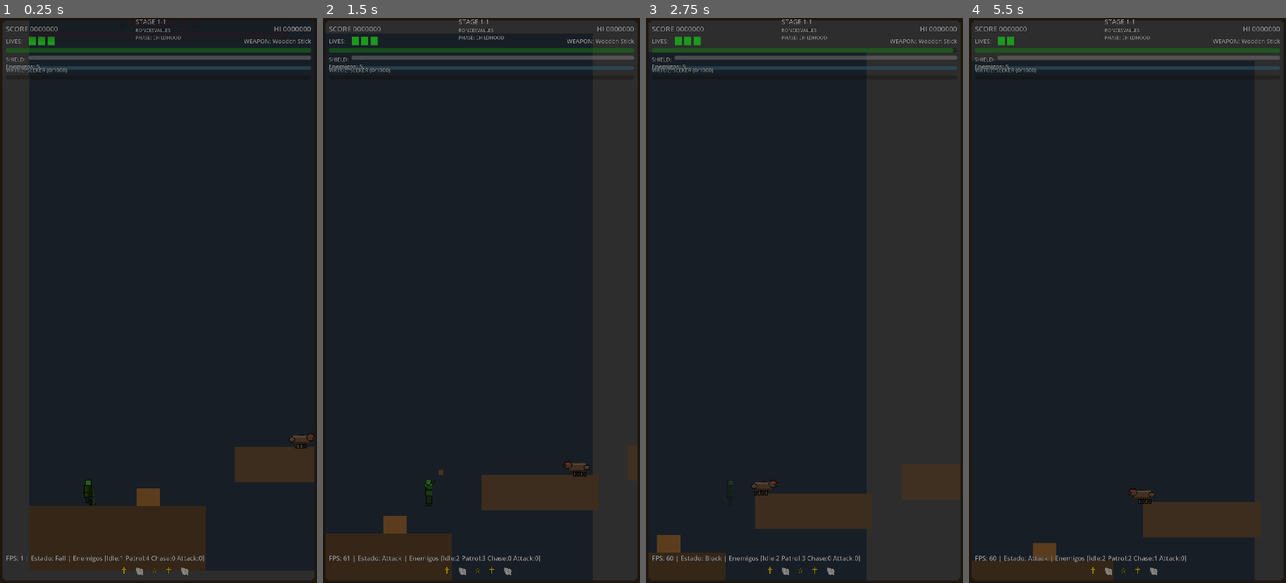
Above: before the commit, frames 1-4 (left to right).
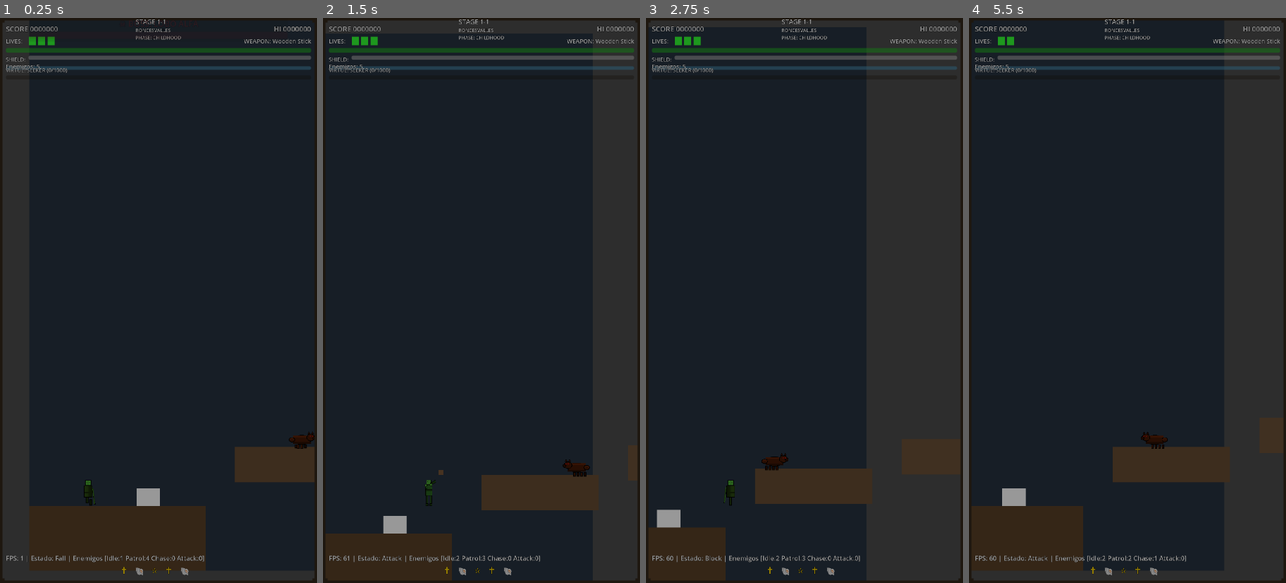
Above: after the commit, the same moments.

Repository: juanrafernandez/pilgrim
Game: Godot game, scene res://scenes/main/test_scene_enemies.tscn
The game is run twice, just before and just after one commit, with the same random seed, the same clock (stepped at 60 frames per second) and the same inputs. This scene is started directly instead of the project's main scene.
Inputs:
- Up to frame 1 (0.25 s): no input
- Up to frame 2 (1.5 s): tap Enter (ui_accept) at 0.5 s; hold Right (move_right) from 0.53 s (still down); tap A (jump) at 0.6, 0.77, 1.07 s; tap S (attack) at 1.35 s
- Up to frame 3 (2.75 s): tap A (jump) at 1.52, 1.55, 1.82, 2.3 s; release Right (move_right) at 2.03 s; hold Left (move_left) from 2.03 s (still down); hold Q (block) from 2.03 s (still down)
- Up to frame 4 (5.5 s): release Left (move_left) at 2.78 s; release Q (block) at 2.78 s; hold Right (move_right) 2.78-4.28 s; tap Down (crouch) at 2.85 s; tap A (jump) at 3.02, 3.05, 3.32, 3.77, 3.8, 4.07, 4.35, 4.52, 4.82, 5.3 s; tap W (special) at 3.6 s; hold Left (move_left) 4.28-5.03 s; hold Right (move_right) from 5.03 s (still down); tap S (attack) at 5.1 s

The runs differ from the first frame. In frame 1, 0.3% of the frame differs, in the area x 43-99%, y 73-87%; in frame 2, 0.3%; in frame 3, 4.5%; in frame 4, 7.7%, in the area x 0-83%, y 73-98%.
Error in both runs: Trying to assign value of type 'ColorRect' to a variable of type 'AnimatedSprite2D'. (res://scripts/enemies/enemy.gd:76)

Commit message:
fix(enemies): visual distinction and wolf edge detection
- Changed cow color to white for easy identification
- Changed wolf sprite modulate to brown for visual distinction
- Fixed wolf not stopping at edges during chase
  - Now stops and returns to IDLE if can't jump gap
  - Prevents wolves from falling off platforms while chasing

Diff:
--- a/scenes/enemies/enemy_cow.tscn
+++ b/scenes/enemies/enemy_cow.tscn
@@ -21,7 +21,7 @@
 offset_top = -30.0
 offset_right = 40.0
 offset_bottom = 30.0
-color = Color(0.6, 0.4, 0.2, 1)
+color = Color(1, 1, 1, 1)
 
 [node name="CollisionShape2D" type="CollisionShape2D" parent="."]
 shape = SubResource("RectangleShape2D_cow")
--- a/scenes/enemies/enemy_wolf.tscn
+++ b/scenes/enemies/enemy_wolf.tscn
@@ -49,6 +49,7 @@
 script = ExtResource("1_wolf")
 
 [node name="Sprite" type="AnimatedSprite2D" parent="."]
+modulate = Color(0.6, 0.3, 0.1, 1)
 sprite_frames = SubResource("SpriteFrames_wolf")
 animation = &"walk"
 autoplay = "walk"
--- a/scripts/enemies/enemy_wolf.gd
+++ b/scripts/enemies/enemy_wolf.gd
@@ -52,6 +52,12 @@
 		if can_jump and _can_jump_gap():
 			velocity.y = jump_velocity
 			print("%s jumping to chase target" % name)
+		else:
+			# Can't jump the gap - stop chasing and return to idle
+			print("%s can't jump gap, stopping chase" % name)
+			target = null
+			change_state(State.IDLE)
+			return
 
 	# Chase with increased speed when close
 	var distance_to_target = global_position.distance_to(target.global_position)
